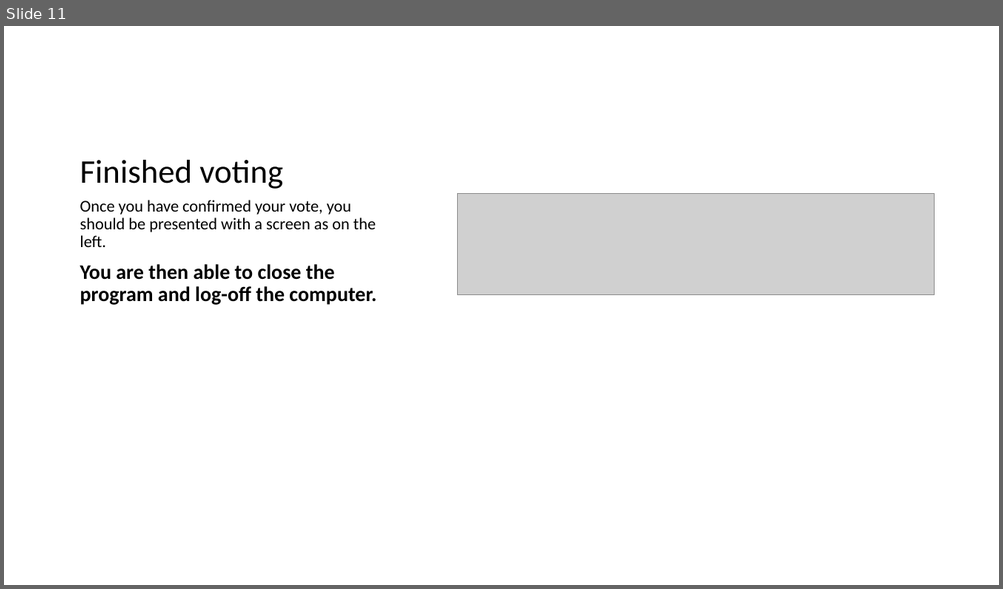
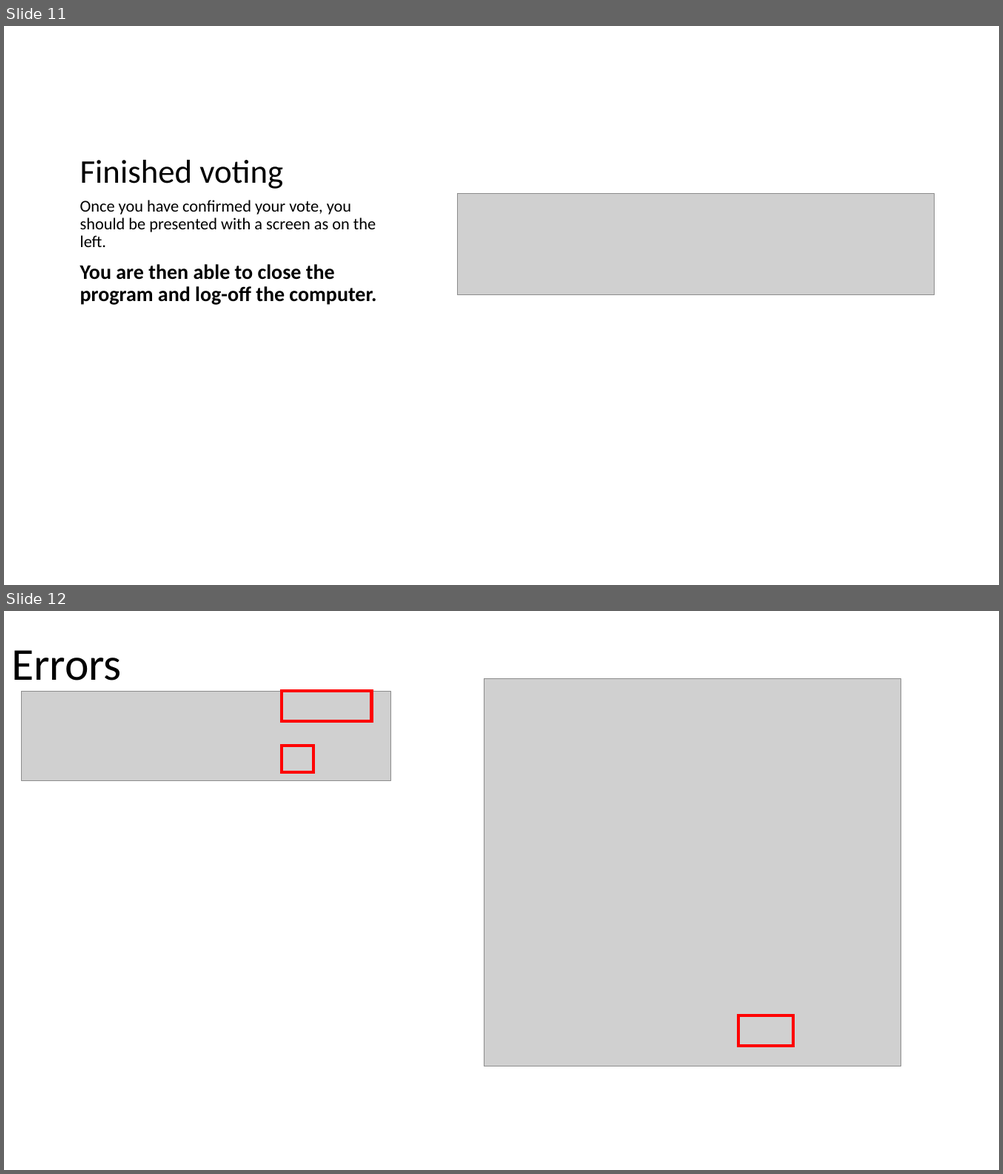
Before and after one commit to TheGrandCoding/awardsserver, a slide deck: TestPPT.pptx. Shown one above the other, each under a label of ours: slide 11 before the commit, slides 11 and 12 after it. The pictures are 1003x589 and 1003x1174 pixels, drawn with LibreOffice and Linux fonts; fonts in the diff are those of the drawing; grey boxes stand for pictures. Boxes give left, top, right and bottom in pixels: in the first picture for what was removed or moved away, otherwise in the second. Text is boxed around its words. In the diff, an @@ line names an element or a change of style, - is before the commit and + after.

```diff
--- a/TestPPT.pptx
+++ b/TestPPT.pptx
@@ slide 12 added at box(4, 611, 999, 1170), background #FFFFFF @@
@@ title added at box(11, 650, 122, 681), 44 pt, text #000000 @@
+Errors
@@ picture added at box(22, 691, 391, 781) @@
@@ rectangle added at box(282, 691, 372, 721), outline #FF0000 3 pt @@
@@ picture added at box(484, 679, 900, 1067) @@
@@ rectangle added at box(282, 746, 313, 772), outline #FF0000 3 pt @@
@@ rectangle added at box(738, 1016, 794, 1047), outline #FF0000 3 pt @@
```
Also in this commit, not shown: 2 other files.
